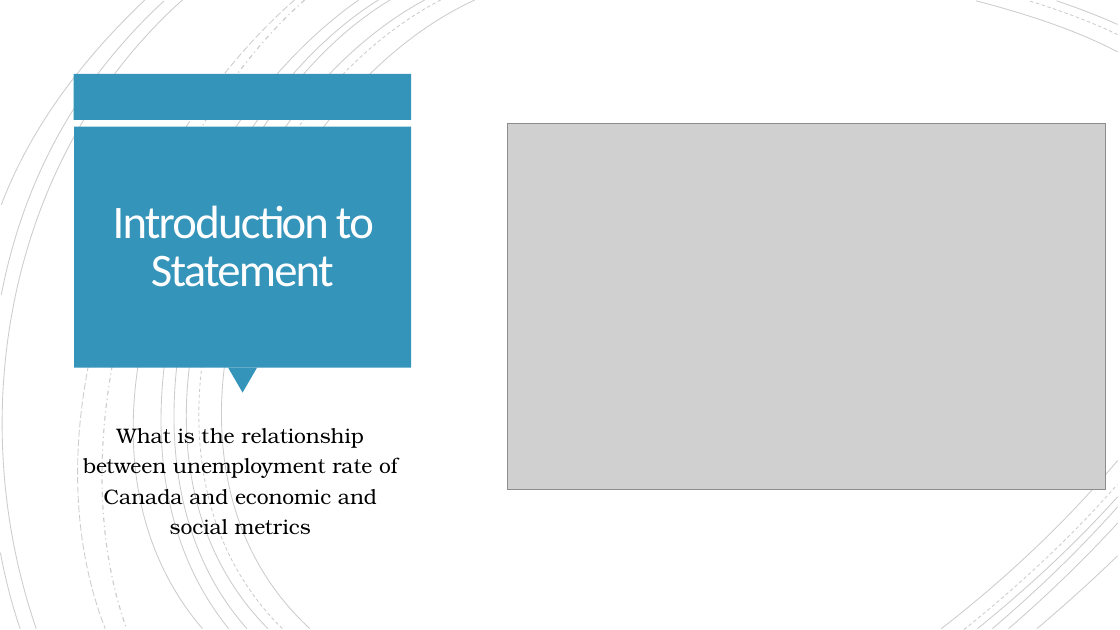
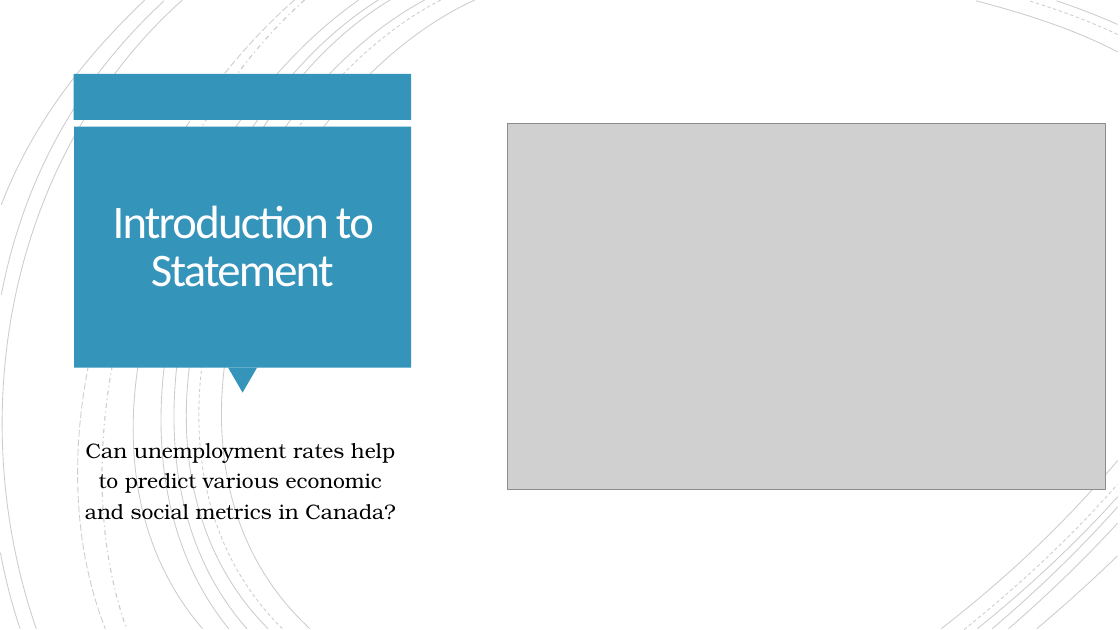
Before and after one commit to Cadeem-M/Project-1-Unemployment, a slide deck: slide 3 of Unemployment Analysis Presentation - Group 2.pptx. Drawn at 1120x630 pixels with LibreOffice and Linux fonts; fonts in the diff are those of the drawing; grey boxes stand for pictures. Boxes give left, top, right and bottom in pixels: in the first picture for what was removed or moved away, otherwise in the second. Text is boxed around its words. In the diff, an @@ line names an element or a change of style, - is before the commit and + after.

Commit message:
updated ppt

```diff
--- a/Unemployment Analysis Presentation - Group 2.pptx
+++ b/Unemployment Analysis Presentation - Group 2.pptx
@@ text at [85, 438, 395, 525]: text changed @@
-What is the relationship between unemployment rate of Canada and economic and social metrics
+Can unemployment rates help to predict various economic and social metrics in Canada?
```
Also in this commit, not shown: 1 other slide changed, 11 slides added, 1 slide removed, 14 other files.
